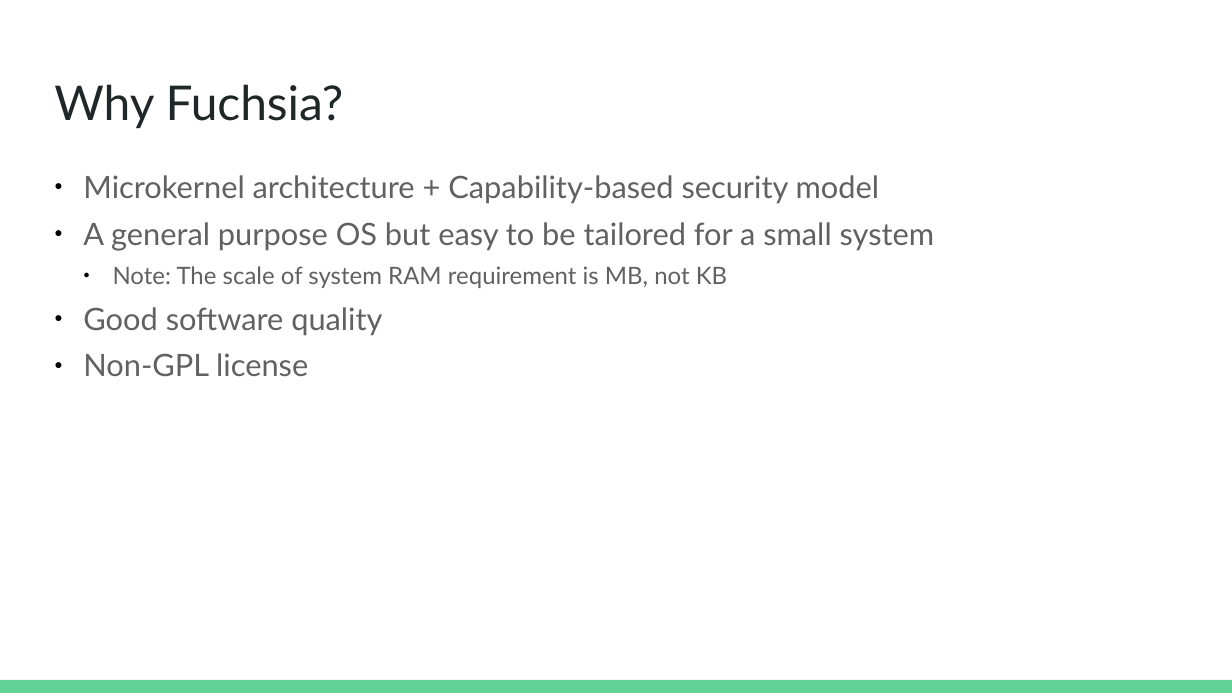
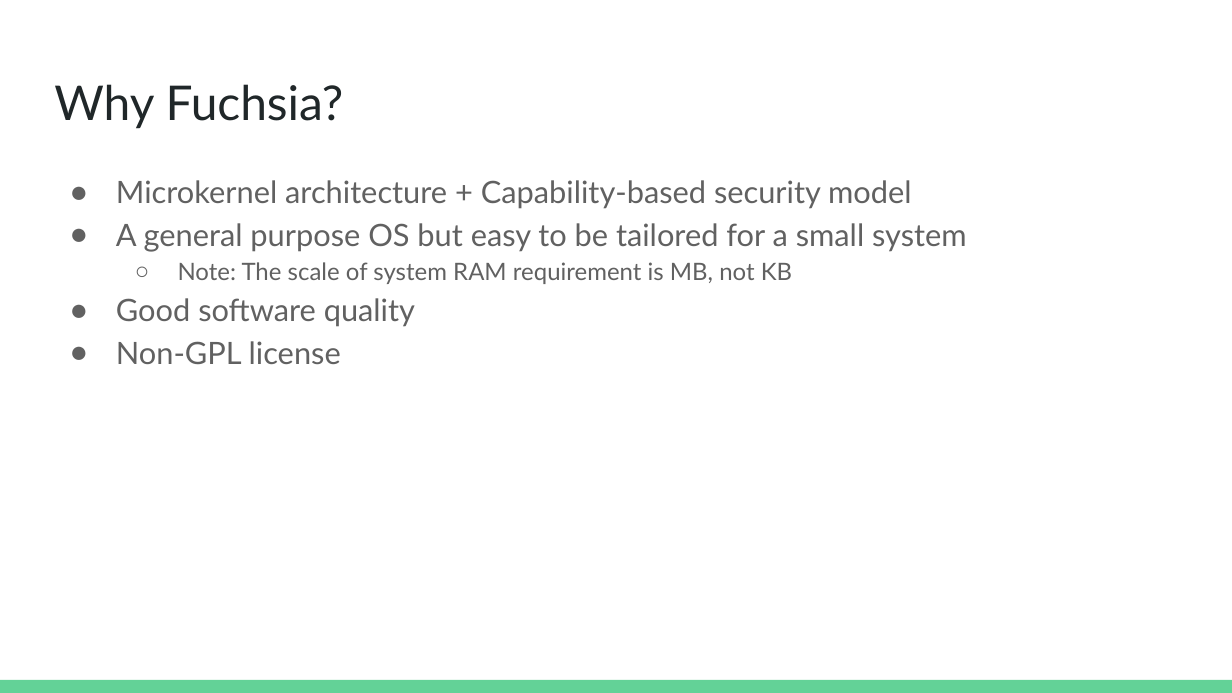
Before and after one commit to OpenTrustGroup/docs, a slide deck: slide 4 of gzos/gzos_intro.odp. Drawn at 1232x693 pixels with LibreOffice and Linux fonts; fonts in the diff are those of the drawing. Boxes give left, top, right and bottom in pixels: in the first picture for what was removed or moved away, otherwise in the second. Text is boxed around its words. In the diff, an @@ line names an element or a change of style, - is before the commit and + after.

```diff
--- a/gzos/gzos_intro.odp
+++ b/gzos/gzos_intro.odp
@@ text "Microkernel architecture + Capability-based security ..." at box(116, 180, 967, 364): indent changed; line spacing 1 to 1.15; less space between paragraphs; bullet colour #000000 to #616161; bullet ● to ○ @@
```
Also in this commit, not shown: 5 other slides changed, 3 slides added, 1 slide removed, 2 other files.
